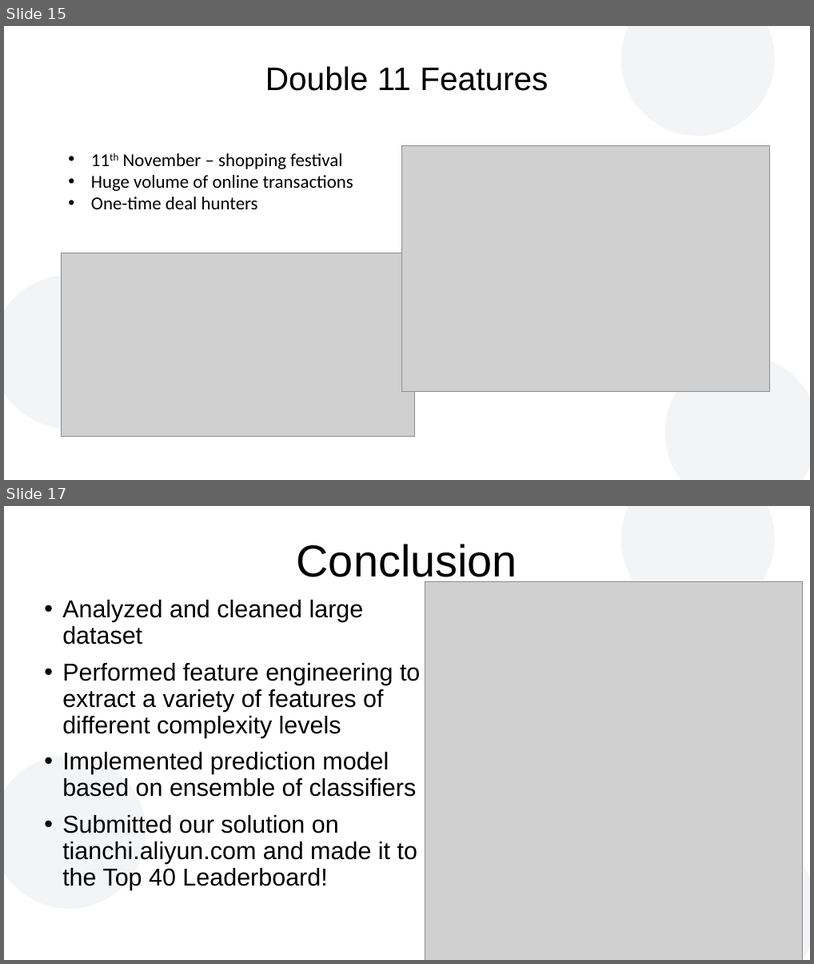
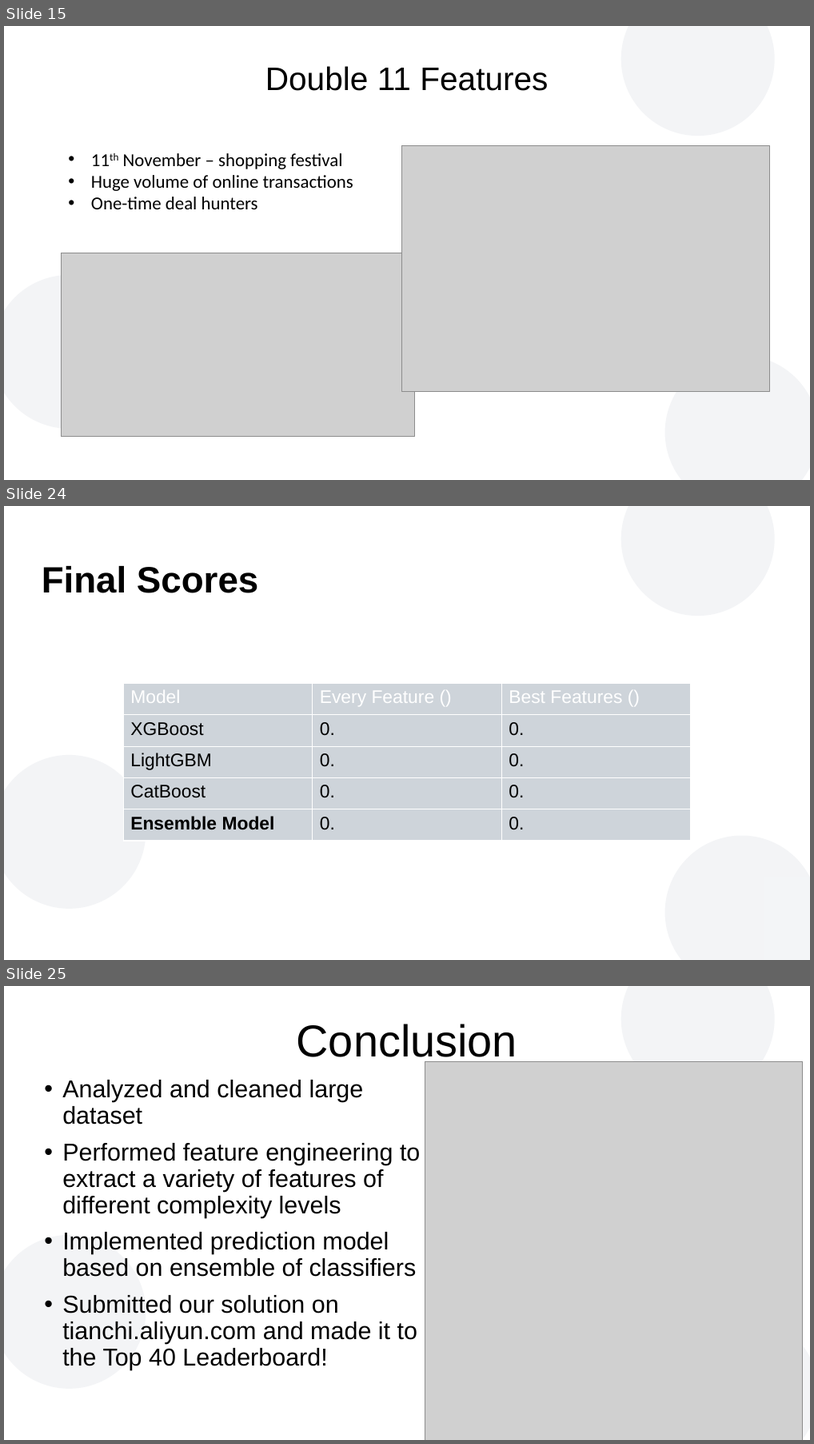
Before and after one commit to atfortes/Repeat-Buyers-Prediction, a slide deck: final_presentation.pptx. Shown one above the other, each under a label of ours: slides 15 and 17 before the commit, slides 15, 24 and 25 after it; the slides between them are not shown. The pictures are 814x964 and 814x1444 pixels, drawn with LibreOffice and Linux fonts; fonts in the diff are those of the drawing; grey boxes stand for pictures; background and template pictures are left out. Boxes give left, top, right and bottom in pixels: in the first picture for what was removed or moved away, otherwise in the second. Text is boxed around its words. In the diff, an @@ line names an element or a change of style, - is before the commit and + after.

```diff
--- a/final_presentation.pptx
+++ b/final_presentation.pptx
@@ slide 24 added at (x1=4, y1=506, x2=810, y2=960), background #FFFFFF; not listed: 3 template elements that a slide beside it also shows @@
@@ rectangle added at (x1=4, y1=506, x2=94, y2=604), fill #FFFFFF, outline #FFFFFF 2 pt @@
@@ text added at (x1=42, y1=566, x2=258, y2=593), 36 pt, text #000000, bold @@
+Final Scores
@@ table added at (x1=123, y1=683, x2=692, y2=840), 5 rows, 3 columns @@
+Model | Every Feature () | Best Features ()
+XGBoost | 0. | 0.
+LightGBM | 0. | 0.
+CatBoost | 0. | 0.
+Ensemble Model | 0. | 0.
@@ rectangle added at (x1=766, y1=878, x2=810, y2=960), fill #F3F5F7, outline #F3F5F7 2 pt @@
@@ what was slide 17 is now slide 25 @@
```
Also in this commit, not shown: 7 other slides added.
